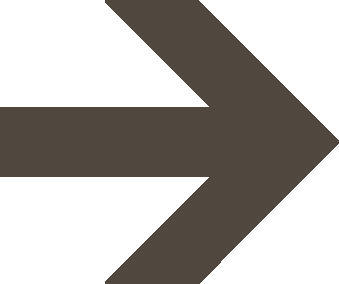
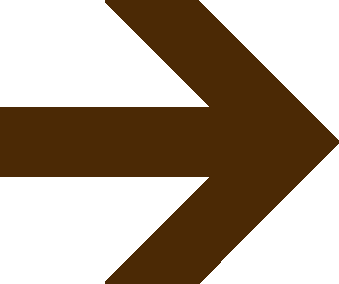
Layered file, before and after one edit (w=339, h=284). Changes by layer:
painted on "Layer 1" over [0, 0, 339, 284]
